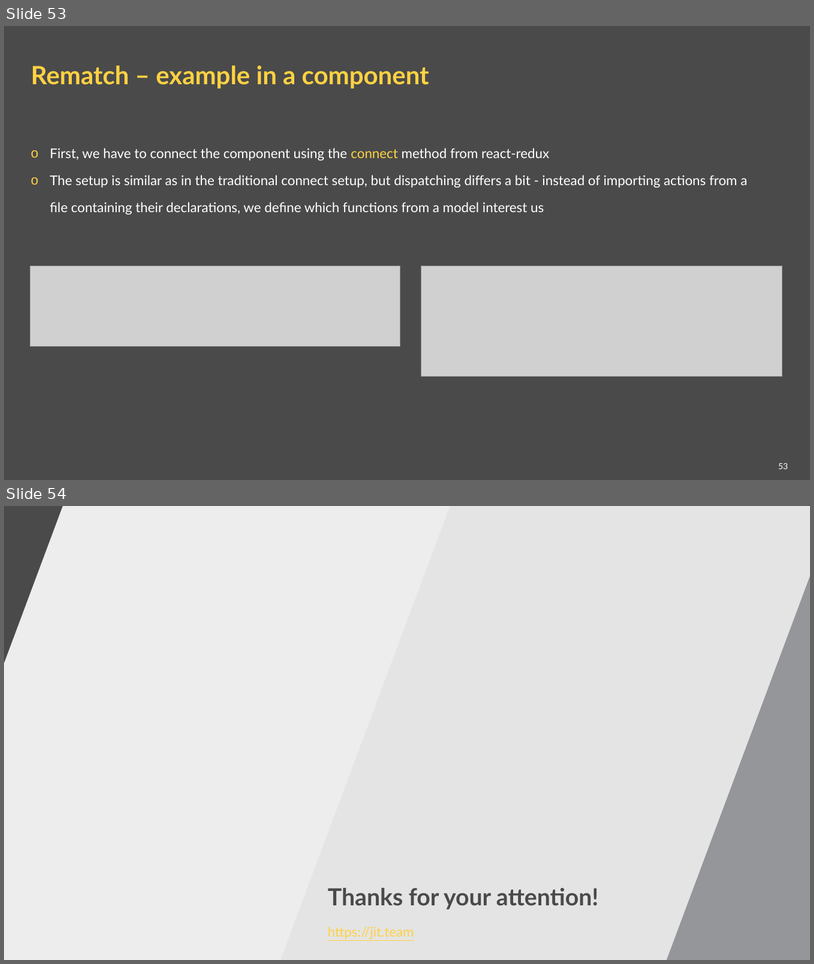
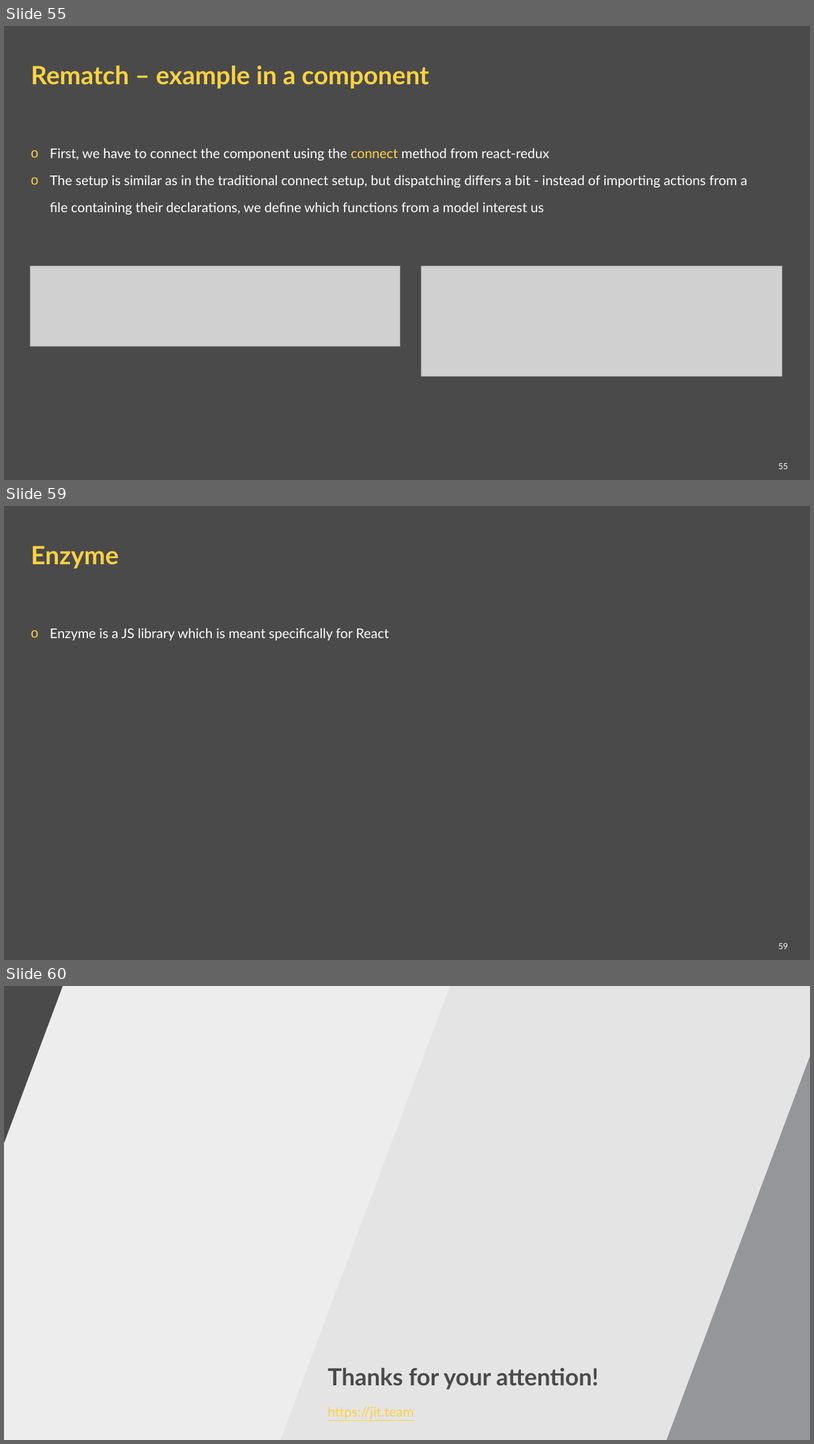
Before and after one commit to ppuzio/react-course-examples, a slide deck: React BEST course.pptx. Shown one above the other, each under a label of ours: slides 53 and 54 before the commit, slides 55, 59 and 60 after it; the slides between them are not shown. The pictures are 814x964 and 814x1444 pixels, drawn with LibreOffice and Linux fonts; fonts in the diff are those of the drawing; grey boxes stand for pictures; background and template pictures are left out. Boxes give left, top, right and bottom in pixels: in the first picture for what was removed or moved away, otherwise in the second. Text is boxed around its words. In the diff, an @@ line names an element or a change of style, - is before the commit and + after.

```diff
--- a/React BEST course.pptx
+++ b/React BEST course.pptx
@@ slide 59 added at (4,506,810,960), background #4A4A4A @@
@@ title added at (31,546,119,568), 30 pt, text #FFD242, bold @@
+Enzyme
@@ text added at (50,628,389,640), 16 pt, text #FFFFFF @@
+o Enzyme is a JS library which is meant specifically for React
@@ page number added at (779,943,788,949), 10 pt, text #FFFFFF @@
+59
@@ what was slide 53 is now slide 55 @@
@@ page number at (779,463,788,469): text changed @@
-53
+55
@@ what was slide 54 is now slide 60 @@
```
Also in this commit, not shown: 1 slide changed, 5 other slides added, 5 other files.
